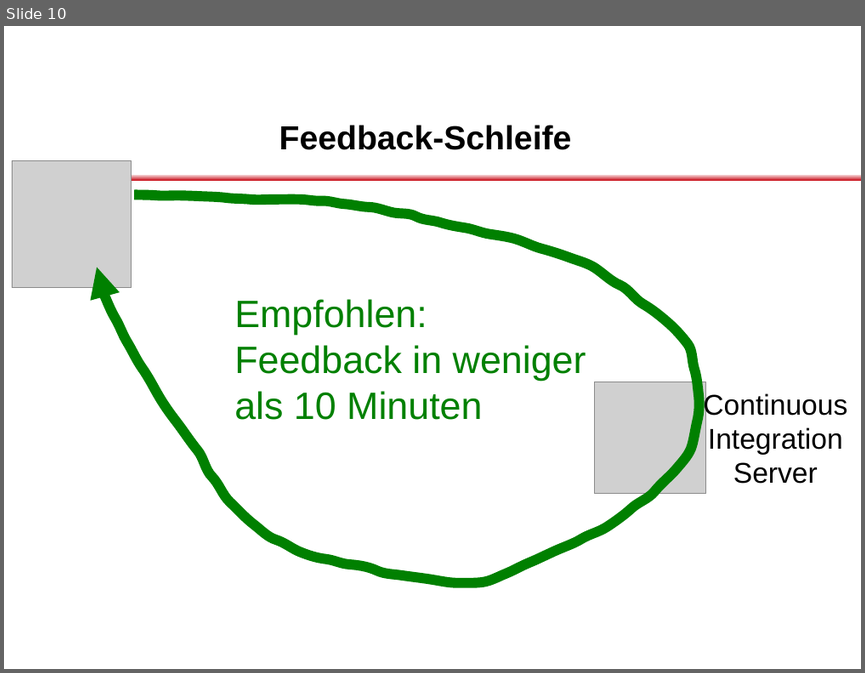
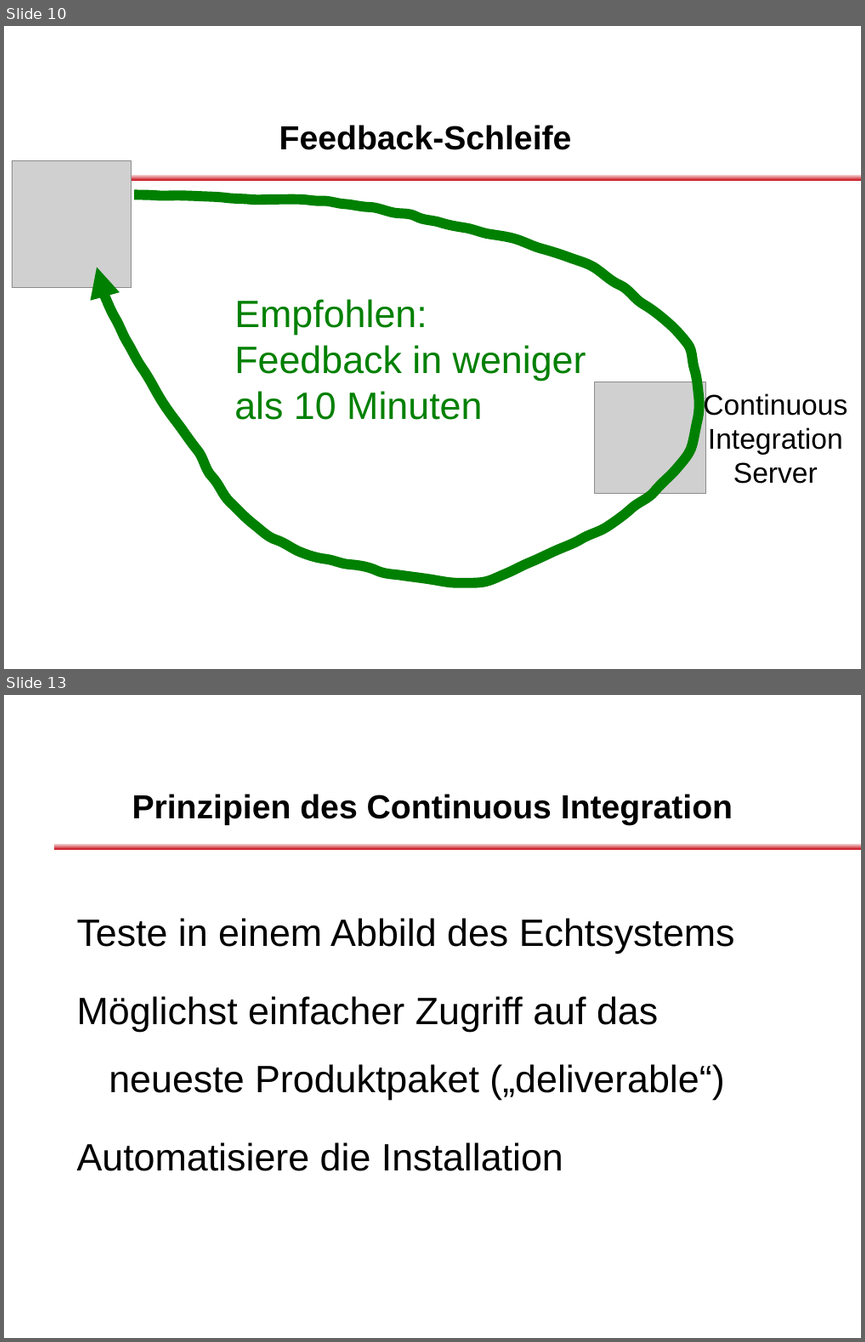
Before and after one commit to dlindner/vorlesung-se2-dhbw, a slide deck: added_2012/Continuous Integration.odp. Shown one above the other, each under a label of ours: slide 10 before the commit, slides 10 and 13 after it; the slides between them are not shown. The pictures are 865x673 and 865x1342 pixels, drawn with LibreOffice and Linux fonts; fonts in the diff are those of the drawing; grey boxes stand for pictures; background and template pictures are left out. Boxes give left, top, right and bottom in pixels: in the first picture for what was removed or moved away, otherwise in the second. Text is boxed around its words. In the diff, an @@ line names an element or a change of style, - is before the commit and + after.

Commit message:
Vorlesungseinheit für Continuous Integration als Release Candidate

```diff
--- a/added_2012/Continuous Integration.odp
+++ b/added_2012/Continuous Integration.odp
@@ slide 13 added at [4,695,861,1338], background #FFFFFF; not listed: 2 template elements that a slide beside it also shows @@
@@ title added at [132,794,732,825], 28 pt, text #000000, bold @@
+Prinzipien des Continuous Integration
@@ text added at [77,918,735,1171], 32 pt, text #000000 @@
+Teste in einem Abbild des Echtsystems
+Möglichst einfacher Zugriff auf das neueste Produktpaket („deliverable“)
+Automatisiere die Installation
```
Also in this commit, not shown: 2 slides changed, 8 other slides added, 8 slides removed.
